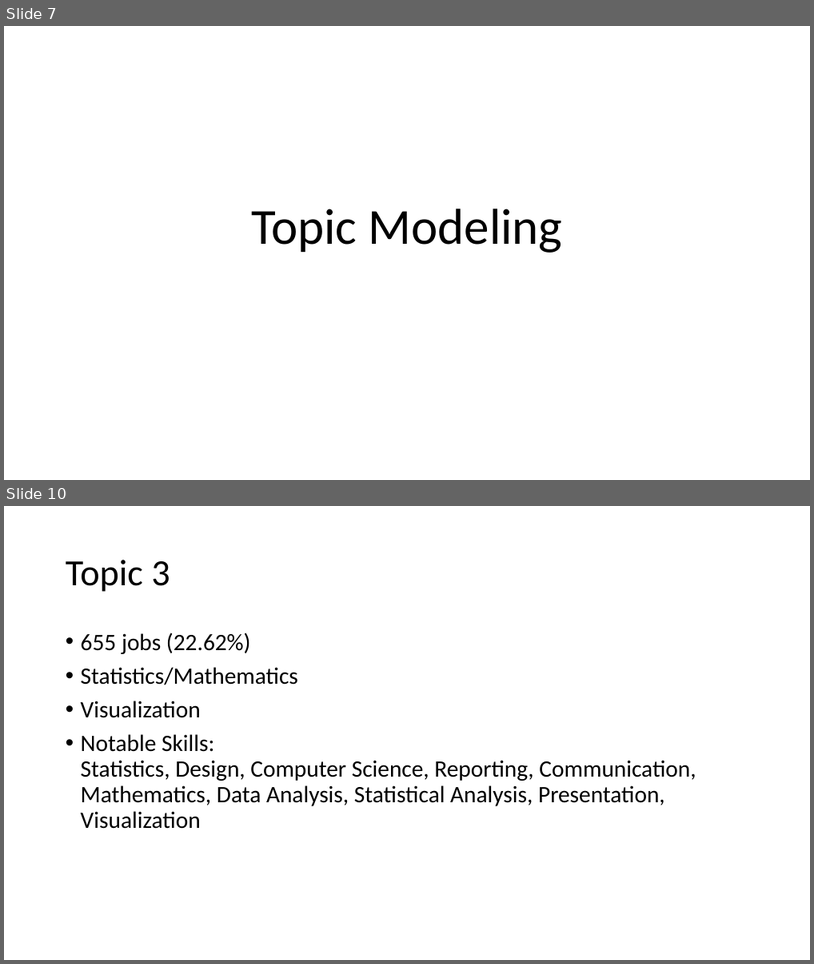
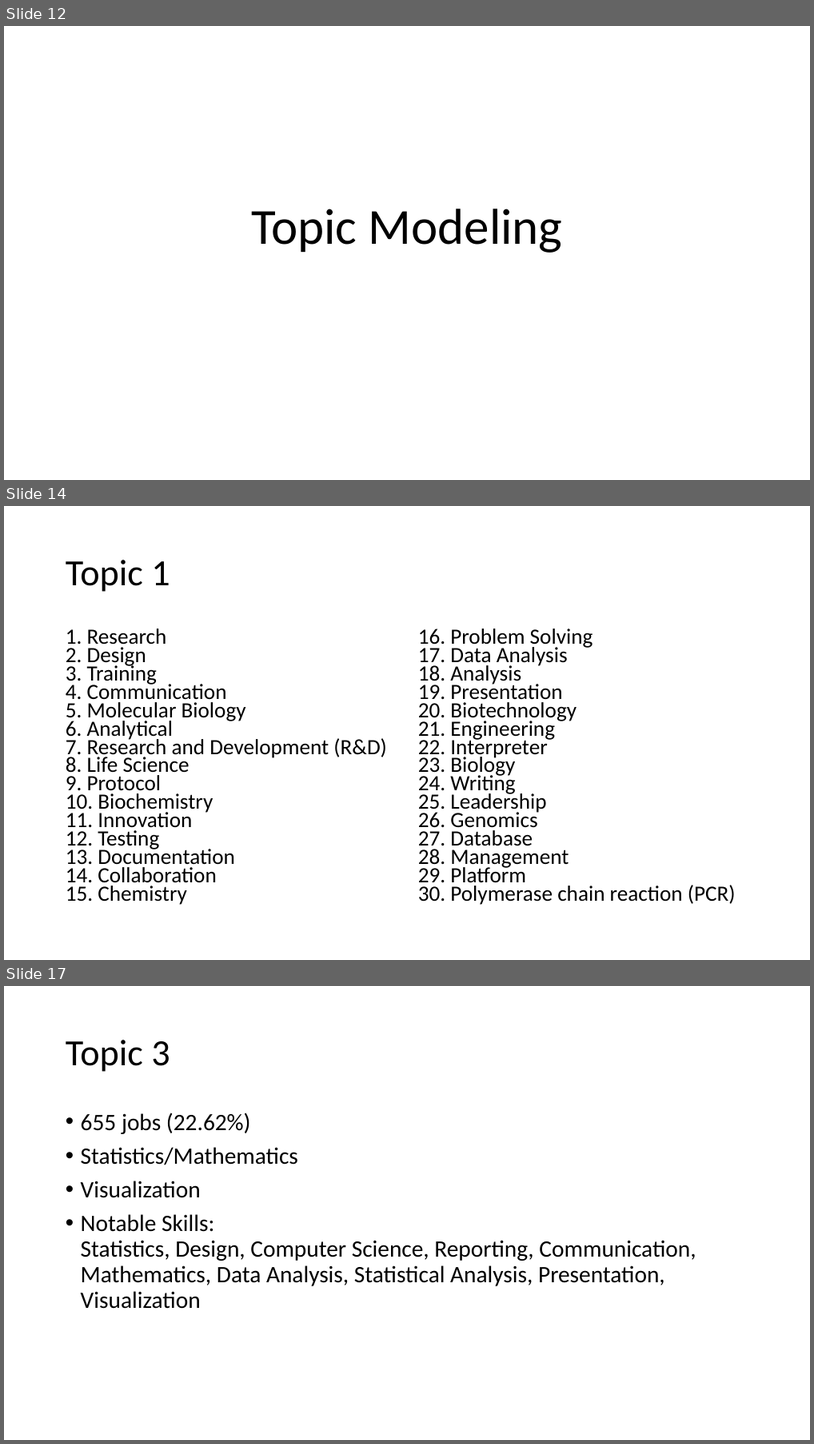
Before and after one commit to binxuankong/skills-ontology-project, a slide deck: Data Science Category.pptx. Shown one above the other, each under a label of ours: slides 7 and 10 before the commit, slides 12, 14 and 17 after it; the slides between them are not shown. The pictures are 814x964 and 814x1444 pixels, drawn with LibreOffice and Linux fonts; fonts in the diff are those of the drawing. Boxes give left, top, right and bottom in pixels: in the first picture for what was removed or moved away, otherwise in the second. Text is boxed around its words. In the diff, an @@ line names an element or a change of style, - is before the commit and + after.

Commit message:
30 topic modelling

```diff
--- a/Data Science Category.pptx
+++ b/Data Science Category.pptx
@@ slide 14 added at box(4, 506, 810, 960), background #FFFFFF @@
@@ title added at box(66, 560, 170, 592), 44 pt, text #000000 @@
+Topic 1
@@ text added at box(66, 628, 387, 904), 25.9 pt, text #000000 @@
+1. Research
+2. Design
+3. Training
+4. Communication
+5. Molecular Biology
+6. Analytical
+7. Research and Development (R&D)
+8. Life Science
+9. Protocol
+10. Biochemistry
+11. Innovation
+12. Testing
+13. Documentation
+14. Collaboration
+15. Chemistry
@@ text added at box(418, 628, 736, 904), 25.9 pt, text #000000 @@
+16. Problem Solving
+17. Data Analysis
+18. Analysis
+19. Presentation
+20. Biotechnology
+21. Engineering
+22. Interpreter
+23. Biology
+24. Writing
+25. Leadership
+26. Genomics
+27. Database
+28. Management
+29. Platform
+30. Polymerase chain reaction (PCR)
@@ what was slide 7 is now slide 12 @@
@@ what was slide 10 is now slide 17 @@
```
Also in this commit, not shown: 1 slide changed, 9 other slides added, 2 slides removed, 3 other files.
